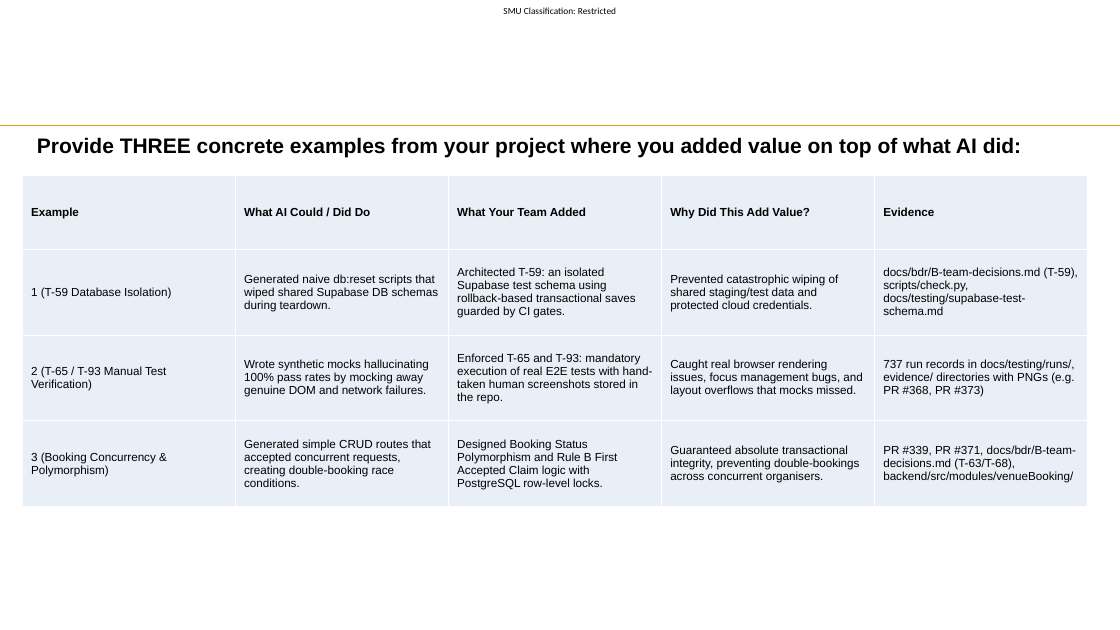
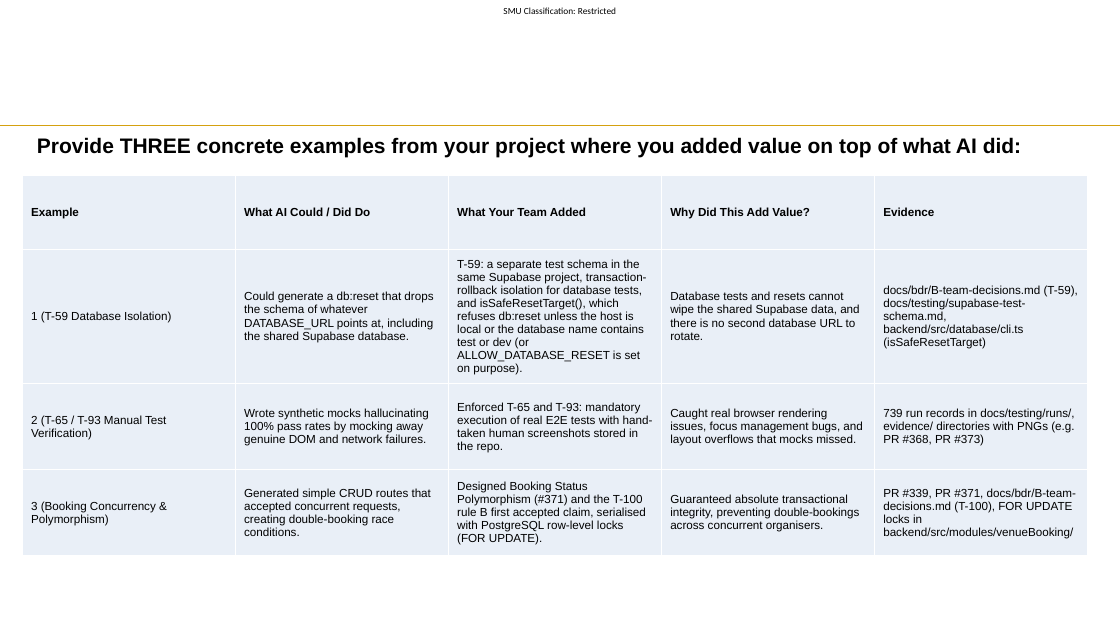
Before and after one commit to hongyime/sgConnectSphere2026, a slide deck: slide 6 of docs/slides/presentation/Week 11 Presentation.pptx. Drawn at 1120x630 pixels with LibreOffice and Linux fonts; fonts in the diff are those of the drawing; background and template pictures are left out. Boxes give left, top, right and bottom in pixels: in the first picture for what was removed or moved away, otherwise in the second. Text is boxed around its words. In the diff, an @@ line names an element or a change of style, - is before the commit and + after.

```diff
--- a/docs/slides/presentation/Week 11 Presentation.pptx
+++ b/docs/slides/presentation/Week 11 Presentation.pptx
@@ table at box(23, 176, 1090, 549) @@
-row 2: 1 (T-59 Database Isolation) | Generated naive db:reset scripts that wiped shared Supabase DB schemas during teardown. | Architected T-59: an isolated Supabase test schema using rollback-based transactional saves guarded by CI gates. | Prevented catastrophic wiping of shared staging/test data and protected cloud credentials. | docs/bdr/B-team-decisions.md (T-59), scripts/check.py, docs/testing/supabase-test-schema.md
+row 2: 1 (T-59 Database Isolation) | Could generate a db:reset that drops the schema of whatever DATABASE_URL points at, including the shared Supabase database. | T-59: a separate test schema in the same Supabase project, transaction-rollback isolation for database tests, and isSafeResetTarget(), which refuses db:reset unless the host is local or the database name contains test or dev (or ALLOW_DATABASE_RESET is set on purpose). | Database tests and resets cannot wipe the shared Supabase data, and there is no second database URL to rotate. | docs/bdr/B-team-decisions.md (T-59), docs/testing/supabase-test-schema.md, backend/src/database/cli.ts (isSafeResetTarget)
-row 3, column 5: 737 run records in docs/testing/runs/, evidence/ directories with PNGs (e.g. PR #368, PR #373)
+row 3, column 5: 739 run records in docs/testing/runs/, evidence/ directories with PNGs (e.g. PR #368, PR #373)
-row 4, column 3: Designed Booking Status Polymorphism and Rule B First Accepted Claim logic with PostgreSQL row-level locks.
+row 4, column 3: Designed Booking Status Polymorphism (#371) and the T-100 rule B first accepted claim, serialised with PostgreSQL row-level locks (FOR UPDATE).
-row 4, column 5: PR #339, PR #371, docs/bdr/B-team-decisions.md (T-63/T-68), backend/src/modules/venueBooking/
+row 4, column 5: PR #339, PR #371, docs/bdr/B-team-decisions.md (T-100), FOR UPDATE locks in backend/src/modules/venueBooking/
```
Also in this commit, not shown: 7 other slides changed, 1 other file.
